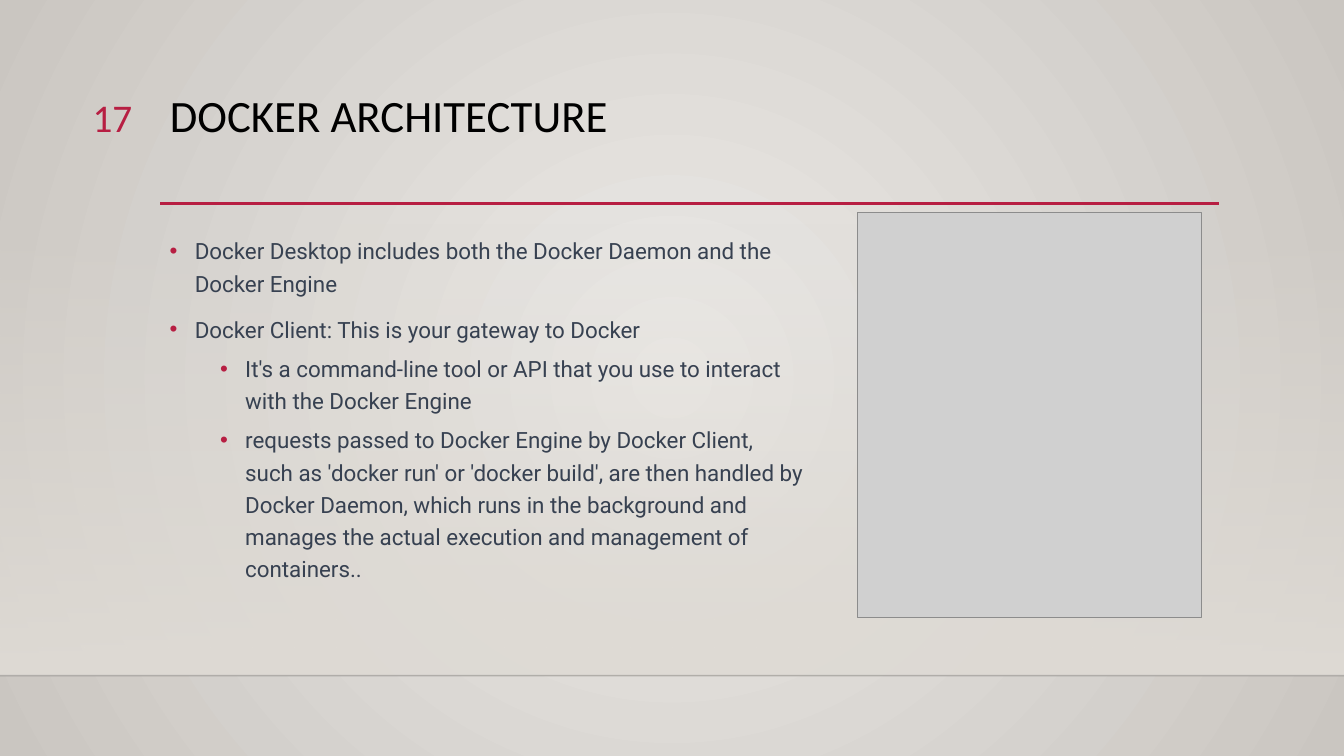
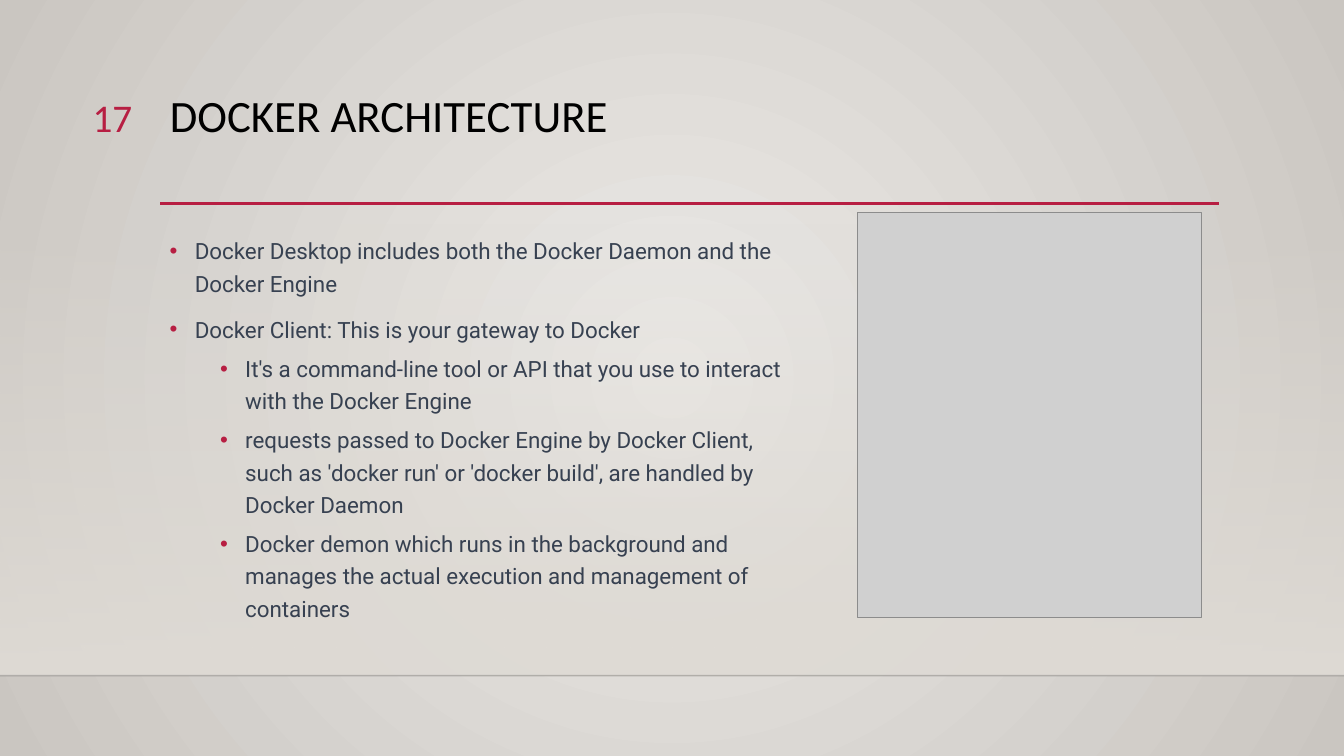
Before and after one commit to ddum-sutd/docker_workshop, a slide deck: slide 17 of Docker_workshop.pptx. Drawn at 1344x756 pixels with LibreOffice and Linux fonts; fonts in the diff are those of the drawing; grey boxes stand for pictures; background and template pictures are left out. Boxes give left, top, right and bottom in pixels: in the first picture for what was removed or moved away, otherwise in the second. Text is boxed around its words. In the diff, an @@ line names an element or a change of style, - is before the commit and + after.

```diff
--- a/Docker_workshop.pptx
+++ b/Docker_workshop.pptx
@@ text at <box>245,431,753,617</box>: text changed @@
-  • requests passed to Docker Engine by Docker Client, such as 'docker run' or 'docker build', are then handled by Docker Daemon, which runs in the background and manages the actual execution and management of containers..
+  • requests passed to Docker Engine by Docker Client, such as 'docker run' or 'docker build', are handled by Docker Daemon
+  • Docker demon which runs in the background and manages the actual execution and management of containers
```
Also in this commit, not shown: 2 other slides changed, 2 slides added.
